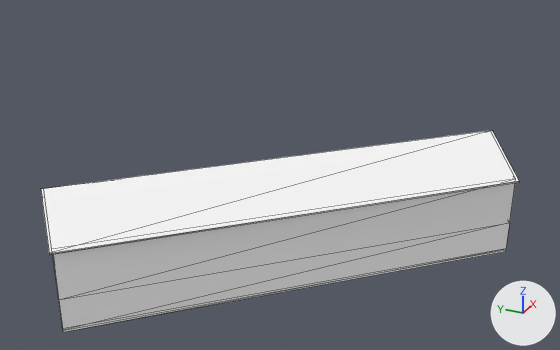
A saved change to the glTF model cities/arlov-borggatan/pack/tiles/c9_2.glb.
Both versions are drawn from a camera (50 mm lens) standing at (482.7, 104.6, 58.1) and looking at (562.3, 140.4, 18.3). The axes (+X, +Y, +Z) are drawn at lower right. The lights are the same throughout. The first picture is the older version. Mesh edges are drawn as thin lines. Vertices at exactly the same position are counted once.

The first picture shows 'SM_Building_w36875736'.
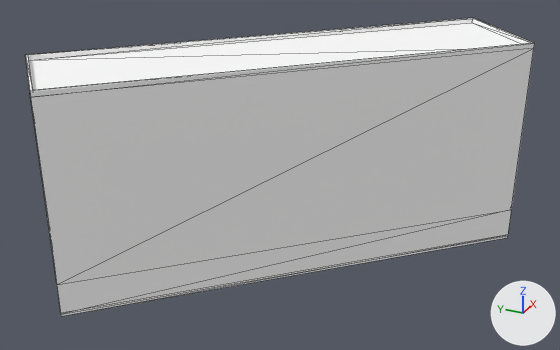
Where the change shows, as pixel boxes [x1, y1, x2, y2] in the pictures (560 x 350 px; the box of a moved part takes in the faces that stretch with it):
'SM_Building_w36875736', reshaped, moved, rescaled (7% wider, 47% taller): before [41, 130, 519, 332]; after [25, 18, 535, 316]
part 1 of me_sm_building_w36875736, moved or reshaped: before [63, 250, 506, 332]; after [61, 236, 508, 316]
part 2 of me_sm_building_w36875736, rebuilt: before [52, 183, 515, 330]; after [25, 18, 535, 314]
part 3 of me_sm_building_w36875736, deleted: before [41, 130, 519, 255]

Edits to the bpy script that builds the scene:
```text
Add mat_m_roof_flat_gravel:
    mat_m_roof_flat_gravel = principled_material('M_Roof_Flat_gravel')
    mat_m_roof_flat_gravel.base_color = (1.0, 1.0, 1.0)  # white #ffffff
    mat_m_roof_flat_gravel.roughness = 0.922
Change me_sm_building_w36875736:
    used by ob_sm_building_w36875736; location = (563.25, 140.0, 12.97); scale = (26.3, 26.3, 26.3)
    remove me_sm_building_w36875736.from_pydata(...)  # 34 vertices, 34 faces; spans x -0.95..0.95, y -1.0..1.0, z -0.28..0.28
    add me_sm_building_w36875736.from_pydata(...)  # 32 vertices, 50 faces; spans x -0.95..0.95, y -1.0..1.0, z -0.51..0.51
    me_sm_building_w36875736 part 1: the loose piece of 8 vertices spanning x -0.93..0.93, y -0.98..0.98, z -0.28..-0.27 is scaled about its middle by (1.02, 1.02, 1.04), then moved by (0.0, 0.0, -0.23)
    me_sm_building_w36875736 part 2: the loose piece of 16 vertices spanning x -0.93..0.93, y -0.98..0.98, z -0.27..0.28 is rebuilt with 24 vertices and now spans x -0.95..0.95, y -1.0..1.0, z -0.5..0.51
    me_sm_building_w36875736 part 3: the loose piece of 10 vertices spanning x -0.95..0.95, y -1.0..1.0, z 0.11..0.28 is deleted
    remove me_sm_building_w36875736.materials.append(mat_m_roof_tiles_red)  # white #ffffff
    add me_sm_building_w36875736.materials.append(mat_m_roof_flat_gravel)  # white #ffffff
Change ob_sm_building_w36875736:
    ob_sm_building_w36875736.location: (563.25, 140.0, 12.97) -> (563.25, 140.0, 20.83)
    ob_sm_building_w36875736.scale: (26.3, 26.3, 26.3) -> (25.9, 25.9, 25.9)
```
